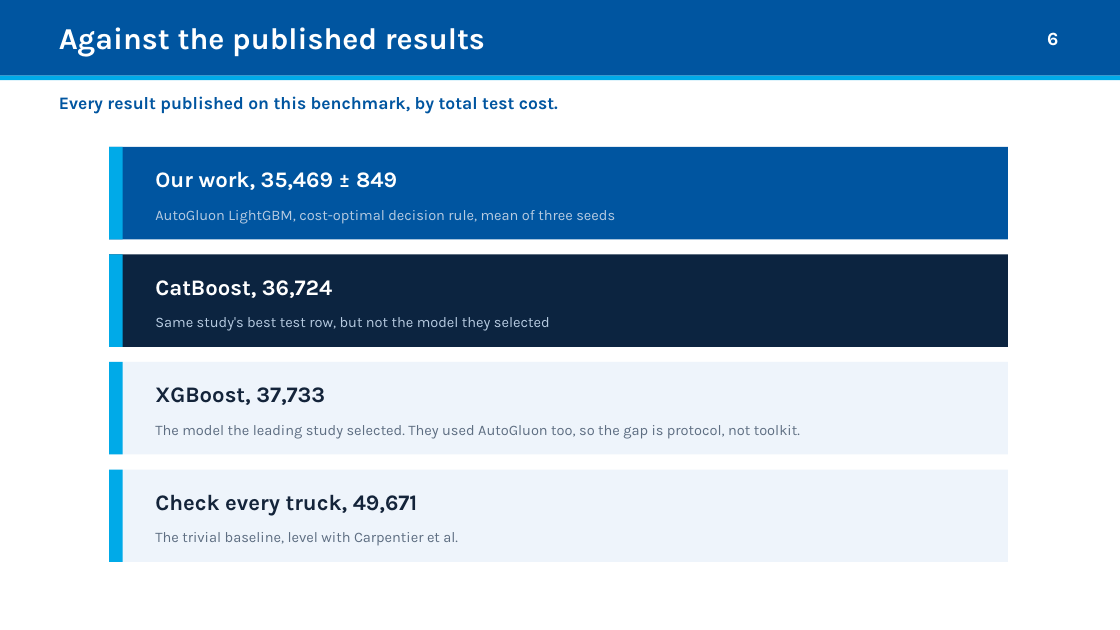
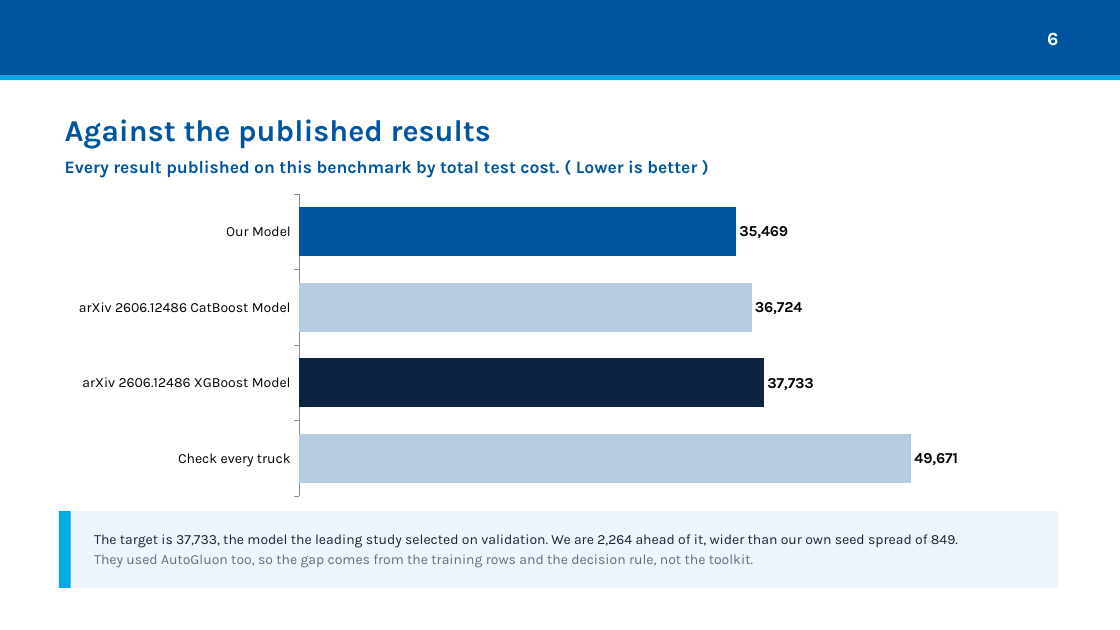
Before and after one commit to jiramethtmt/predictive-maintenance-time-series, a slide deck: slide 7 of docs/predictive-maintenance-tomastech.pptx (slide 6 before the commit). Drawn at 1120x630 pixels with LibreOffice and Linux fonts; fonts in the diff are those of the drawing. Boxes give left, top, right and bottom in pixels: in the first picture for what was removed or moved away, otherwise in the second. Text is boxed around its words. In the diff, an @@ line names an element or a change of style, - is before the commit and + after.

Commit message:
Chart the catch rate and the benchmark, and keep the current deck files

```diff
--- a/docs/predictive-maintenance-tomastech.pptx
+++ b/docs/predictive-maintenance-tomastech.pptx
@@ text "Against the published results": place and size @@
-text "Against the published results" at box(59, 27, 485, 57)
+text "Against the published results" at box(65, 119, 491, 149)
@@ text "Against the published results" at box(65, 119, 491, 149): text colour #FFFFFF to #0055A0 @@
@@ rectangle removed at box(109, 147, 1008, 239) @@
@@ rectangle removed at box(109, 147, 123, 239) @@
@@ text at box(65, 160, 697, 178): text changed @@
-Every result published on this benchmark, by total test cost.
+Every result published on this benchmark by total test cost. ( Lower is better )
@@ text removed at box(155, 171, 397, 190) @@
-Our work, 35,469 ± 849
@@ bar chart added at box(59, 187, 1059, 502) @@
+categories: Check every truck, arXiv 2606.12486 XGBoost Model, arXiv 2606.12486 CatBoost Model, Our Model
+Series 1: 49671, 37733, 36724, 35469
@@ text removed at box(155, 210, 615, 224) @@
-AutoGluon LightGBM, cost-optimal decision rule, mean of three seeds
@@ rectangle removed at box(109, 255, 1008, 347) @@
@@ rectangle removed at box(109, 255, 123, 347) @@
@@ text removed at box(155, 280, 332, 298) @@
-CatBoost, 36,724
@@ text removed at box(155, 317, 550, 331) @@
-Same study's best test row, but not the model they selected
@@ rectangle removed at box(109, 362, 1008, 455) @@
@@ rectangle removed at box(109, 362, 123, 455) @@
@@ text removed at box(155, 387, 325, 405) @@
-XGBoost, 37,733
@@ text removed at box(155, 425, 800, 439) @@
-The model the leading study selected. They used AutoGluon too, so the gap is protocol, not toolkit.
@@ text removed at box(155, 494, 418, 516) @@
-Check every truck, 49,671
@@ rectangle: place and size @@
-rectangle at box(109, 470, 1008, 562)
+rectangle at box(59, 511, 1059, 588)
@@ rectangle: place and size @@
-rectangle at box(109, 470, 123, 562)
+rectangle at box(59, 511, 71, 588)
@@ text added at box(94, 534, 958, 548), 12 pt, text #14243A @@
+The target is 37,733, the model the leading study selected on validation. We are 2,264 ahead of it, wider than our own seed spread of 849.
@@ text removed at box(155, 532, 458, 545) @@
-The trivial baseline, level with Carpentier et al.
@@ text added at box(94, 554, 753, 568), 12 pt, text #5E6E82 @@
+They used AutoGluon too, so the gap comes from the training rows and the decision rule, not the toolkit.
```
Also in this commit, not shown: 7 other slides changed, 1 slide added, 3 slides removed, 3 other files.
